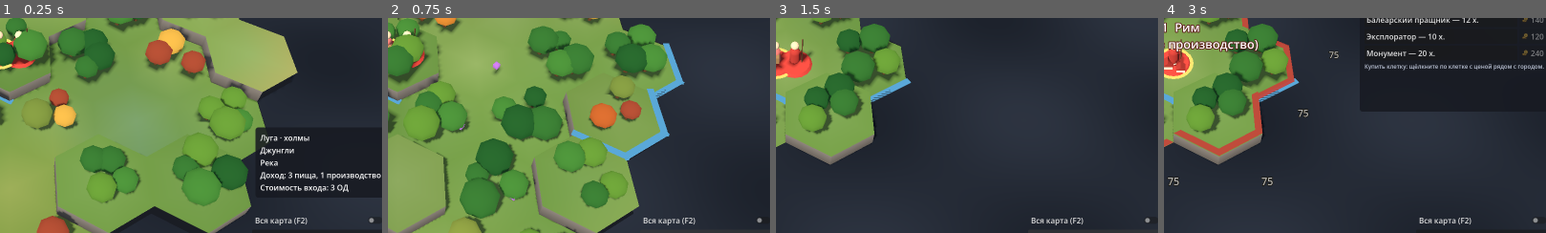
Above: before the commit, frames 1-4 (left to right).
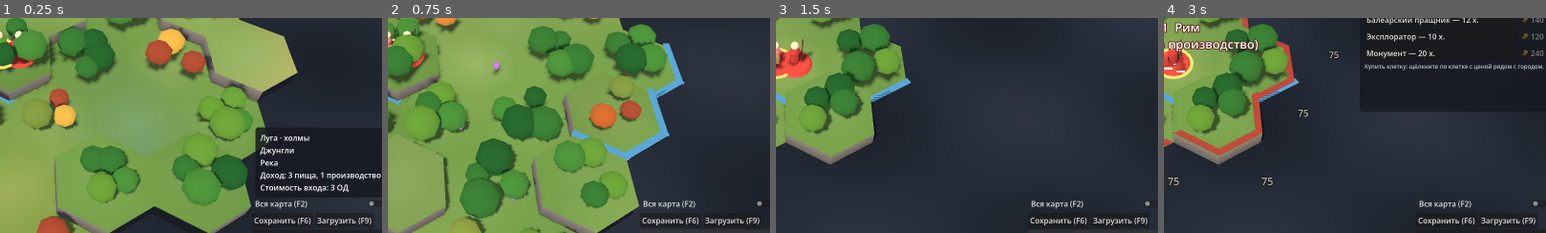
Above: after the commit, the same moments.

Repository: ChirkovOfficial/civ_game
Game: Godot game, scene res://view/main.tscn
Same seed, same stepped clock (60 frames per second), same inputs: the game is played once before the commit and once after it.
Inputs:
- Up to frame 1 (0.25 s): no input
- Up to frame 2 (0.75 s): click "Новая карта (F5)" at 0.5 s
- Up to frame 3 (1.5 s): click "Новая карта (F5)" at 1.25 s
- Up to frame 4 (3 s): click "Державы" at 2 s; click "Основать город (B)" at 2.75 s
The pictures show only the part of the screen within x 49-99%, y 39-89%; the shares and areas given below are measured in that part.

The runs differ from the first frame. In frame 1, 0.8% of the frame differs, in the area x 66-98%, y 84-97%; in frame 2, 0.8%; in frame 3, 0.8%; in frame 4, 0.8%.

Commit message:
Сохранение и загрузка партии (F6/F9)
- core/save_load.gd: точный двоичный снимок, видимость пересчитывается
- Сохранения JSON теряли точность дробных чисел — партия расходилась
- Кнопки «Сохранить»/«Загрузить» в интерфейсе, тесты продолжения после загрузки
- docs/ARMY.md: решения по снаряжению и командующим из опроса

Co-Authored-By: Claude Opus 5.5 <noreply@anthropic.com>
Claude-Session: https://claude.ai/code/session_01DMBF4L2NUGiVggLuLWCueh

Diff:
--- a/core/ai/ai_player.gd
+++ b/core/ai/ai_player.gd
@@ -472,7 +472,9 @@
 static func _clear_camps(game: Game, pid: int) -> void:
 	var s := game.state
 	var p := s.player(pid)
-	for tile in s.camps:
+	var camp_tiles := s.camps.keys()
+	camp_tiles.sort()
+	for tile in camp_tiles:
 		var ct := int(tile)
 		if not p.is_revealed(ct):
 			continue
--- /dev/null
+++ b/core/save_load.gd
@@ -0,0 +1,48 @@
+class_name SaveLoad
+extends RefCounted
+## Сохранение и загрузка партии (ГДД 18). Формат — точный двоичный снимок GameState
+## (JSON терял точность дробных чисел, и партия после загрузки расходилась).
+## На Windows файлы лежат в %APPDATA%\Godot\app_userdata\Civ Game\saves\.
+
+const SAVE_DIR := "user://saves/"
+const QUICKSAVE := "quicksave"
+
+
+static func path_for(slot: String) -> String:
+	return SAVE_DIR + slot + ".sav"
+
+
+## Пустая строка — успех; иначе текст ошибки.
+static func save(game: Game, slot: String = QUICKSAVE) -> String:
+	DirAccess.make_dir_recursive_absolute(SAVE_DIR)
+	var f := FileAccess.open(path_for(slot), FileAccess.WRITE)
+	if f == null:
+		return "Не удалось записать файл сохранения"
+	f.store_buffer(game.state.to_bytes())
+	f.close()
+	return ""
+
+
+static func exists(slot: String = QUICKSAVE) -> bool:
+	return FileAccess.file_exists(path_for(slot))
+
+
+## Загружает партию; null — файла нет или он повреждён.
+static func load_game(data: GameData, slot: String = QUICKSAVE) -> Game:
+	if not exists(slot):
+		return null
+	var f := FileAccess.open(path_for(slot), FileAccess.READ)
+	if f == null:
+		return null
+	var parsed = bytes_to_var(f.get_buffer(f.get_length()))
+	if typeof(parsed) != TYPE_DICTIONARY:
+		return null
+	return from_dict(data, parsed)
+
+
+static func from_dict(data: GameData, d: Dictionary) -> Game:
+	var game := Game.new(data, GameState.from_dict(d, data))
+	# Видимость не сохраняется — пересчитываем.
+	for p in game.state.players:
+		Visibility.recompute(game, p.id)
+	return game
--- a/core/state/game_state.gd
+++ b/core/state/game_state.gd
@@ -212,7 +212,17 @@
 
 
 func to_json() -> String:
-	return JSON.stringify(to_dict())
+	# full_precision: иначе дробные числа округляются и партия после загрузки расходится.
+	return JSON.stringify(to_dict(), "", true, true)
+
+
+## Точный двоичный снимок (без потерь дробных чисел) — для файлов сохранений.
+func to_bytes() -> PackedByteArray:
+	return var_to_bytes(to_dict())
+
+
+static func from_bytes(bytes: PackedByteArray, data: GameData) -> GameState:
+	return from_dict(bytes_to_var(bytes), data)
 
 
 static func from_json(text: String, data: GameData) -> GameState:
--- a/tests/test_ai.gd
+++ b/tests/test_ai.gd
@@ -30,5 +30,5 @@
 	var a := _autoplay(5, 40)
 	var b := _autoplay(5, 40)
 	check(a.state.to_json() == b.state.to_json(), "одинаковое зерно — одинаковая партия")
-	var restored := GameState.from_json(a.state.to_json(), a.data)
+	var restored := GameState.from_bytes(a.state.to_bytes(), a.data)
 	check(restored.to_json() == a.state.to_json(), "сохранение с городами восстанавливается без потерь")
--- a/tests/test_visibility.gd
+++ b/tests/test_visibility.gd
@@ -69,3 +69,27 @@
 		check(JSON.stringify(a["map"][k]) == JSON.stringify(b["map"].get(k)), "поле карты %s совпадает" % k)
 	check_eq(restored.turn, g.state.turn)
 	check_eq(restored.rng.randf(), g.state.rng.randf(), "ГПСЧ продолжает ту же последовательность")
+
+
+func test_save_load_continue_identical() -> void:
+	# Сохранили посреди автоигры, загрузили — дальше партия идёт так же, как без перерыва.
+	var g := Game.new_game(GameData.get_default(), {"map_size": "DUEL", "seed": 17, "humans": []})
+	for t in 25:
+		AIPlayer.take_turn(g, g.state.current_player)
+		g.apply_action({"type": "end_turn", "force": true})
+	var loaded := SaveLoad.from_dict(g.data, bytes_to_var(g.state.to_bytes()))
+	for t in 15:
+		for game in [g, loaded]:
+			AIPlayer.take_turn(game, game.state.current_player)
+			game.apply_action({"type": "end_turn", "force": true})
+	check(g.state.to_json() == loaded.state.to_json(), "после загрузки партия продолжается идентично")
+
+
+func test_save_file_roundtrip() -> void:
+	var g := small_game(23)
+	check_eq(SaveLoad.save(g, "test_slot"), "")
+	var loaded := SaveLoad.load_game(g.data, "test_slot")
+	check(loaded != null)
+	check(loaded.state.to_json() == g.state.to_json())
+	check(loaded.state.player(0).is_visible(g.state.start_positions[0]), "видимость пересчитана")
+	DirAccess.remove_absolute(ProjectSettings.globalize_path(SaveLoad.path_for("test_slot")))
--- a/tools/smoke_view.gd
+++ b/tools/smoke_view.gd
@@ -64,6 +64,13 @@
 		var city3: City = g.state.cities_of(0)[0]
 		_main._select_city(city3)
 		_main.camera_rig.focus(_main.map_view.tile_world(city3.tile))
+	if _frames == 42:
+		_main.save_game()
+	if _frames == 43:
+		_main._new_game()
+	if _frames == 44:
+		_main.load_game()
+		g = _main.game
 	if _frames == 46:
 		root.get_viewport().get_texture().get_image().save_png("/tmp/smoke.png")
 		var h: Hud = _main.hud
--- a/view/hud.gd
+++ b/view/hud.gd
@@ -5,6 +5,8 @@
 
 signal end_turn_pressed
 signal new_map_pressed
+signal save_pressed
+signal load_pressed
 signal reveal_toggled(on: bool)
 signal city_closed
 
@@ -111,6 +113,16 @@
 	_reveal_button.text = "Вся карта (F2)"
 	_reveal_button.toggled.connect(func(on): reveal_toggled.emit(on))
 	br.add_child(_reveal_button)
+	var file_row := HBoxContainer.new()
+	br.add_child(file_row)
+	var save_b := Button.new()
+	save_b.text = "Сохранить (F6)"
+	save_b.pressed.connect(func(): save_pressed.emit())
+	file_row.add_child(save_b)
+	var load_b := Button.new()
+	load_b.text = "Загрузить (F9)"
+	load_b.pressed.connect(func(): load_pressed.emit())
+	file_row.add_child(load_b)
 	var new_map := Button.new()
 	new_map.text = "Новая карта (F5)"
 	new_map.pressed.connect(func(): new_map_pressed.emit())
--- a/view/main.gd
+++ b/view/main.gd
@@ -60,6 +60,8 @@
 	hud.act = act
 	hud.end_turn_pressed.connect(_end_turn)
 	hud.new_map_pressed.connect(_new_game)
+	hud.save_pressed.connect(save_game)
+	hud.load_pressed.connect(load_game)
 	hud.reveal_toggled.connect(_set_reveal)
 	hud.city_closed.connect(func(): _select_city(null))
 	_new_game()
@@ -87,10 +89,31 @@
 func _new_game() -> void:
 	var seed_value := fixed_seed if fixed_seed != 0 else randi() % 1000000 + 1
 	var t0 := Time.get_ticks_msec()
-	game = Game.new_game(GameData.get_default(), {
+	var g := Game.new_game(GameData.get_default(), {
 		"map_size": map_size, "map_type": map_type, "seed": seed_value, "humans": [0],
 	})
 	print("Карта создана за %d мс, зерно %d" % [Time.get_ticks_msec() - t0, seed_value])
+	_attach_game(g)
+	hud.show_message("Зерно карты: %d" % seed_value)
+
+
+func save_game() -> void:
+	var err := SaveLoad.save(game)
+	hud.show_message("Игра сохранена (F9 — загрузить)" if err == "" else err)
+
+
+func load_game() -> void:
+	var g := SaveLoad.load_game(GameData.get_default())
+	if g == null:
+		hud.show_message("Сохранения нет (F6 — сохранить)")
+		return
+	_attach_game(g)
+	hud.show_message("Игра загружена: ход %d" % g.state.turn)
+
+
+## Подключает партию к отображению (новую или загруженную).
+func _attach_game(g: Game) -> void:
+	game = g
 	game.events_emitted.connect(_on_events)
 	hud.game = game
 	map_view.build(game)
@@ -103,11 +126,14 @@
 	selected_city = null
 	hud.open_city(-1)
 	hud.close_research()
+	_geometry_dirty = {}
 	_refresh_all()
-	var start := game.state.start_positions[0]
-	camera_rig.focus(map_view.tile_world(start))
+	var focus_tile := game.state.start_positions[0]
+	var caps := game.state.cities_of(game.state.current_player)
+	if not caps.is_empty():
+		focus_tile = caps[0].tile
+	camera_rig.focus(map_view.tile_world(focus_tile))
 	_select_next_unit()
-	hud.show_message("Зерно карты: %d" % seed_value)
 
 
 func _viewer() -> Player:
@@ -257,6 +283,10 @@
 				hud.set_reveal(map_view.reveal_all)
 			KEY_F5:
 				_new_game()
+			KEY_F6:
+				save_game()
+			KEY_F9:
+				load_game()
 			KEY_ESCAPE:
 				_select(null)
 				_select_city(null)
Not shown, added: core/save_load.gd.uid
Not shown, changed: docs/ARMY.md
Not shown, changed: docs/STATUS.md
